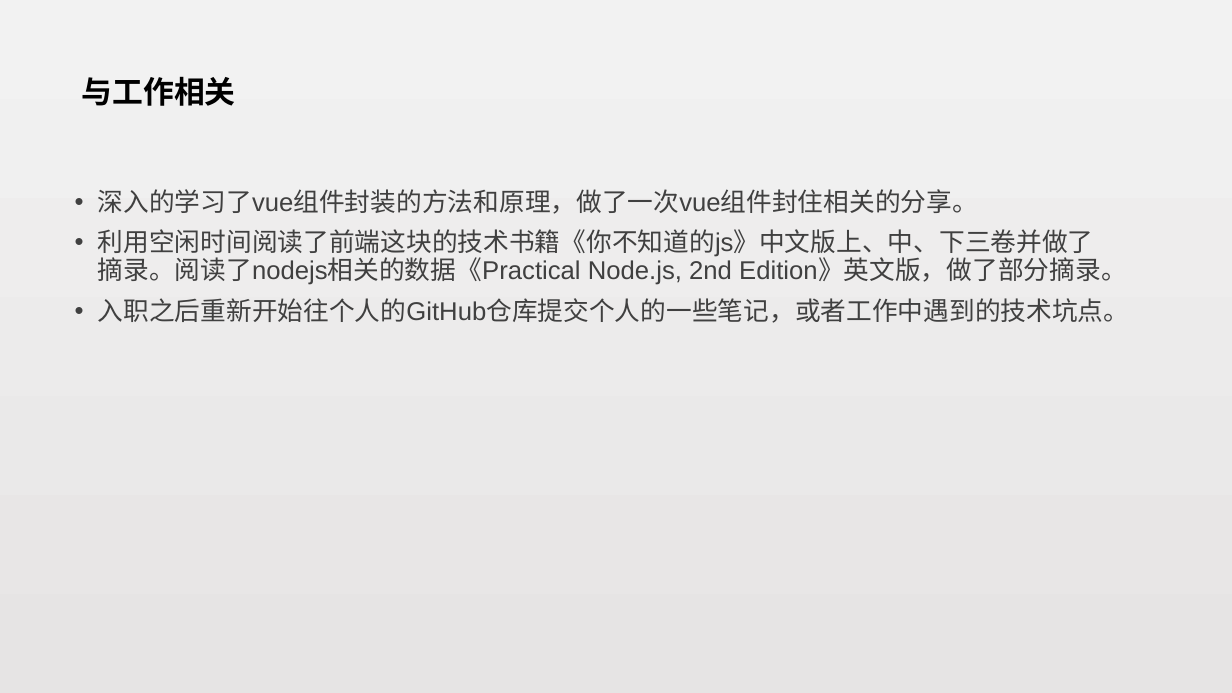
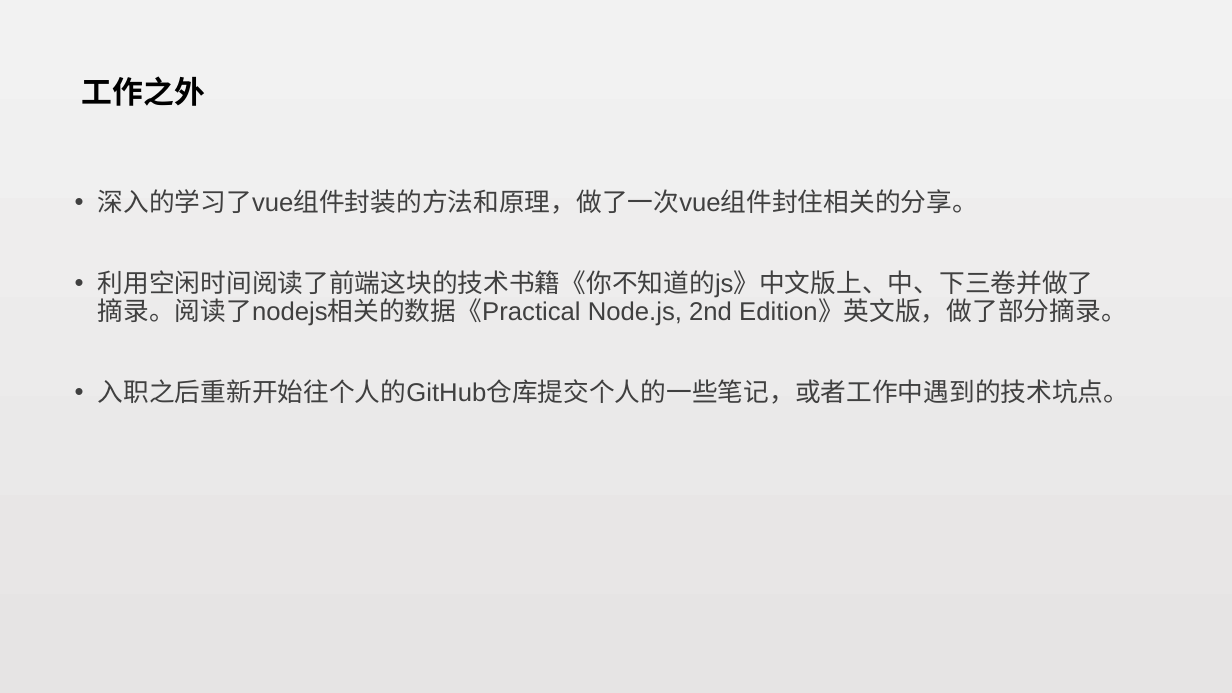
Before and after one commit to zepang/Rx_note, a slide deck: slide 8 of 赖泽海-试用期工作总结.pptx (slide 5 before the commit). Drawn at 1232x693 pixels with LibreOffice and Linux fonts; fonts in the diff are those of the drawing. Boxes give left, top, right and bottom in pixels: in the first picture for what was removed or moved away, otherwise in the second. Text is boxed around its words. In the diff, an @@ line names an element or a change of style, - is before the commit and + after.

Commit message:
修改工作总结的ppt

```diff
--- a/赖泽海-试用期工作总结.pptx
+++ b/赖泽海-试用期工作总结.pptx
@@ title at (82,76,205,106): text changed @@
-与工作相关
+工作之外
@@ text "深入的学习了vue组件封装的方法和原理，做了一次vue组件封住相关的分享。" rewrapped from (98,189,1130,323) to (98,189,1130,404) @@
```
Also in this commit, not shown: 5 other slides changed, 3 slides added, 1 other file.
